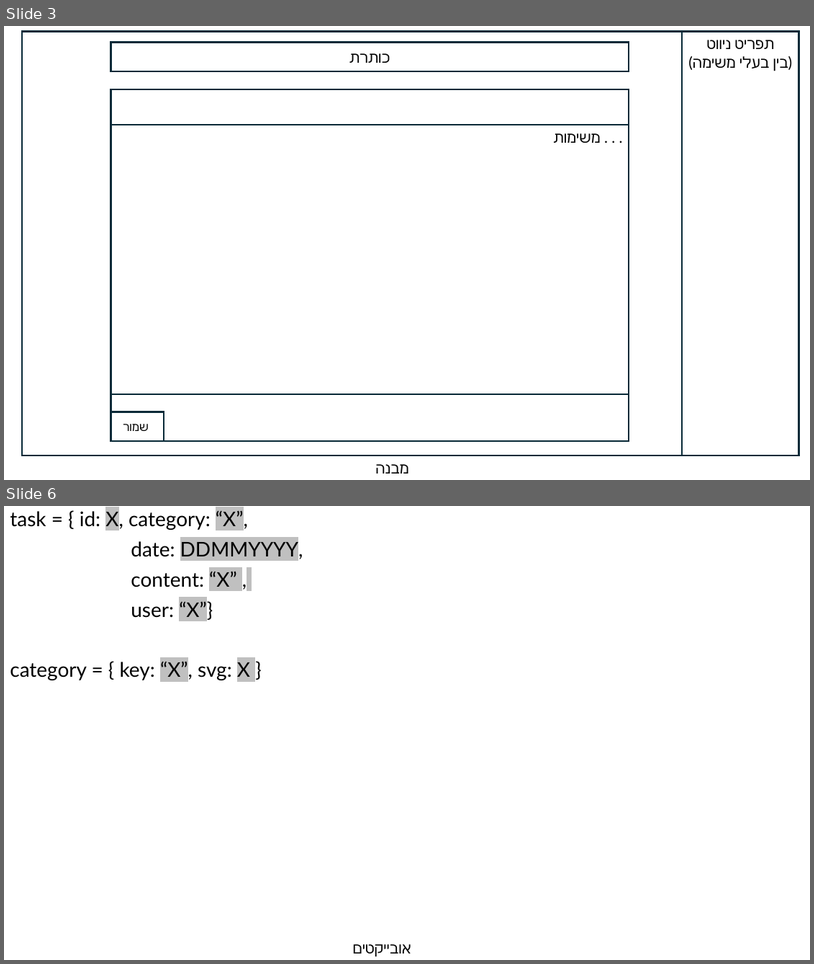
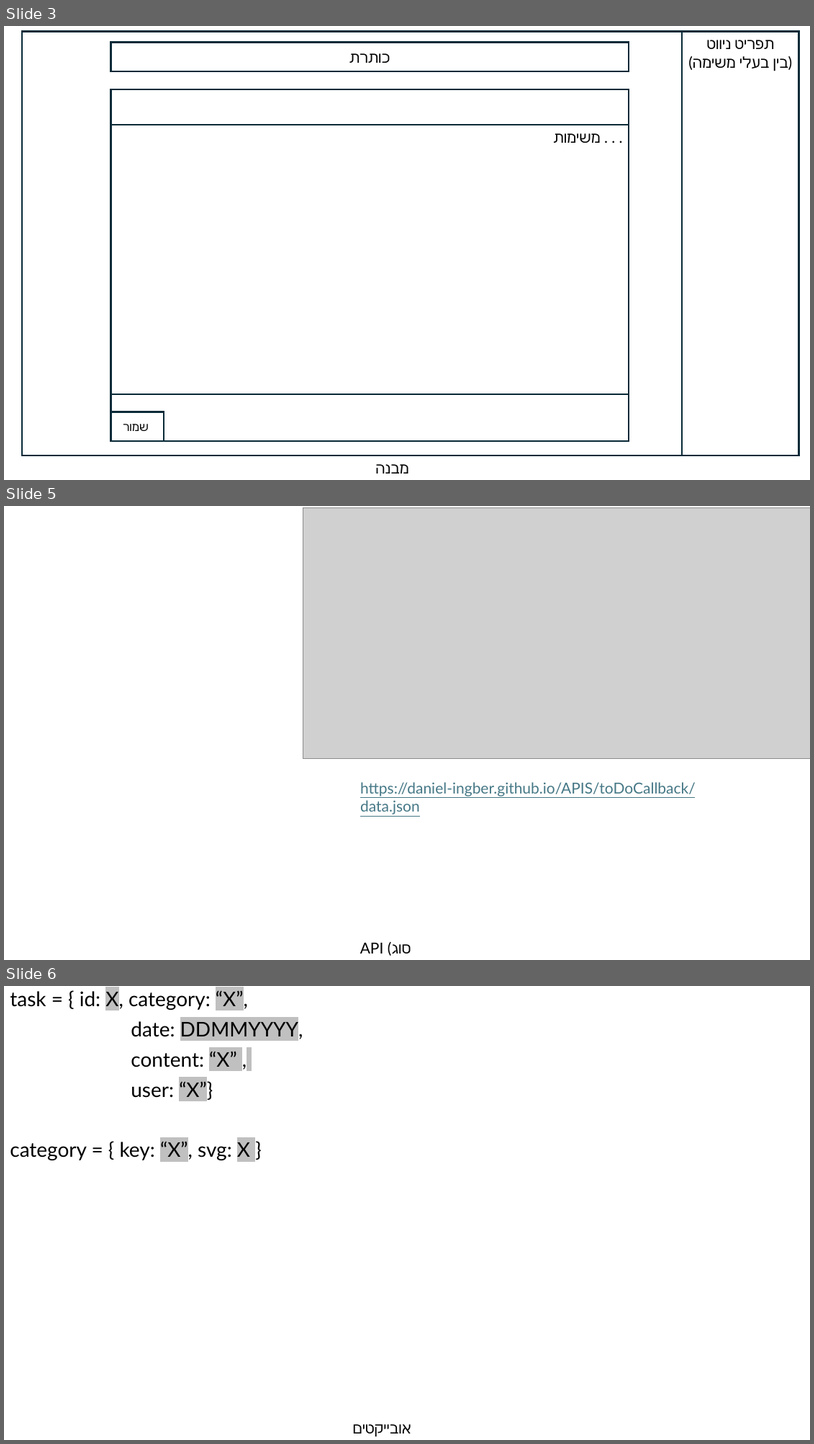
Before and after one commit to Daniel-Ingber/toDo, a slide deck: תיעוד/Presentation1.pptx. Shown one above the other, each under a label of ours: slides 3 and 6 before the commit, slides 3, 5 and 6 after it; the slides between them are not shown. The pictures are 814x964 and 814x1444 pixels, drawn with LibreOffice and Linux fonts; fonts in the diff are those of the drawing; grey boxes stand for pictures. Boxes give left, top, right and bottom in pixels: in the first picture for what was removed or moved away, otherwise in the second. Text is boxed around its words. In the diff, an @@ line names an element or a change of style, - is before the commit and + after.

```diff
--- a/תיעוד/Presentation1.pptx
+++ b/תיעוד/Presentation1.pptx
@@ slide 5 added at <box>4,506,810,960</box>, background #FFFFFF @@
@@ picture added at <box>304,508,810,759</box> @@
@@ text added at <box>360,782,696,814</box>, 18 pt, text #467886, underline @@
+https://daniel-ingber.github.io/APIS/toDoCallback/data.json
@@ text added at <box>360,942,411,953</box>, 18 pt, text #000000 @@
+API (סוג של)
```
Also in this commit, not shown: 1 slide changed, 1 slide removed.
